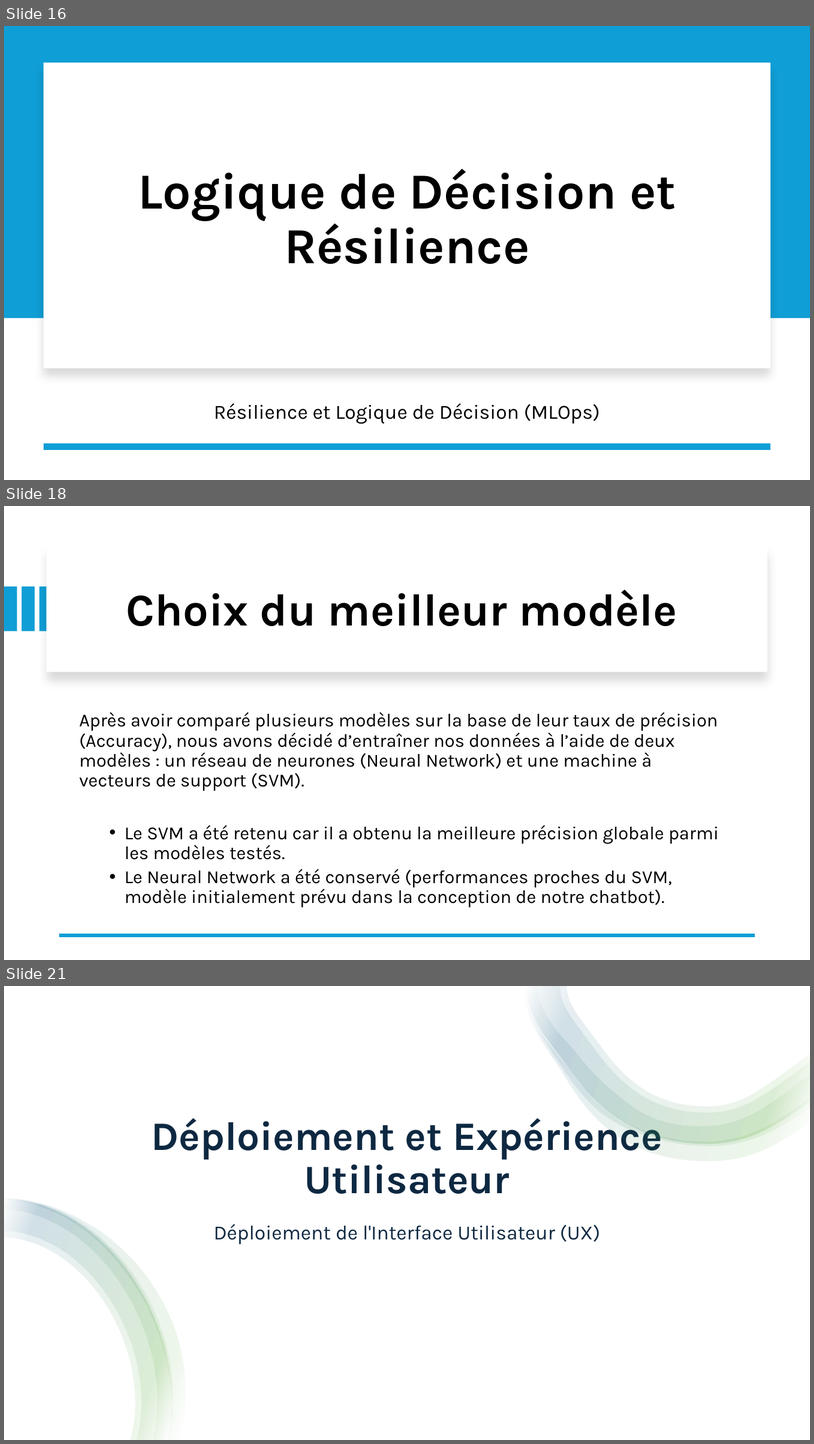
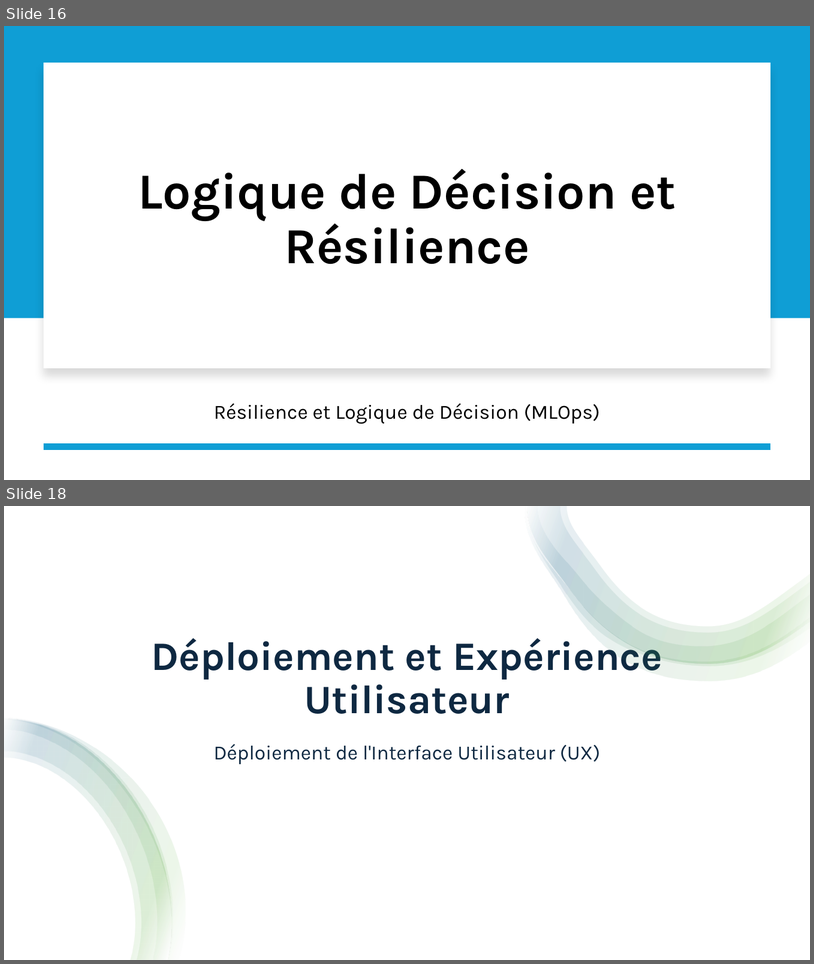
Before and after one commit to Poincare008/Capstone-Chatbot-Intelligent, a slide deck: presentation MedBot.pptx. Shown one above the other, each under a label of ours: slides 16, 18 and 21 before the commit, slides 16 and 18 after it; the slides between them are not shown. The pictures are 814x1444 and 814x964 pixels, drawn with LibreOffice and Linux fonts; fonts in the diff are those of the drawing. Boxes give left, top, right and bottom in pixels: in the first picture for what was removed or moved away, otherwise in the second. Text is boxed around its words. In the diff, an @@ line names an element or a change of style, - is before the commit and + after.

```diff
--- a/presentation MedBot.pptx
+++ b/presentation MedBot.pptx
@@ slide 18 removed at box(4, 506, 810, 960), background #FFFFFF @@
@@ rectangle removed at box(47, 547, 768, 672) @@
@@ rectangle removed at box(4, 586, 17, 631) @@
@@ rectangle removed at box(21, 586, 34, 631) @@
@@ rectangle removed at box(39, 586, 53, 631) @@
@@ title removed at box(126, 589, 678, 626) @@
-Choix du meilleur modèle
@@ text removed at box(79, 712, 719, 907) @@
-Après avoir comparé plusieurs modèles sur la base de leur taux de précision (Accuracy), nous avons décidé d’entraîner nos données à l’aide de deux modèles : un réseau de neurones (Neural Network) et une machine à vecteurs de support (SVM).
-  • Le SVM a été retenu car il a obtenu la meilleure précision globale parmi les modèles testés.
-  • Le Neural Network a été conservé (performances proches du SVM, modèle initialement prévu dans la conception de notre chatbot).
@@ line removed from (755, 935) to (60, 935) @@
@@ what was slide 21 is now slide 18 @@
```
Also in this commit, not shown: 5 slides changed, 2 other slides removed, 6 other files.
